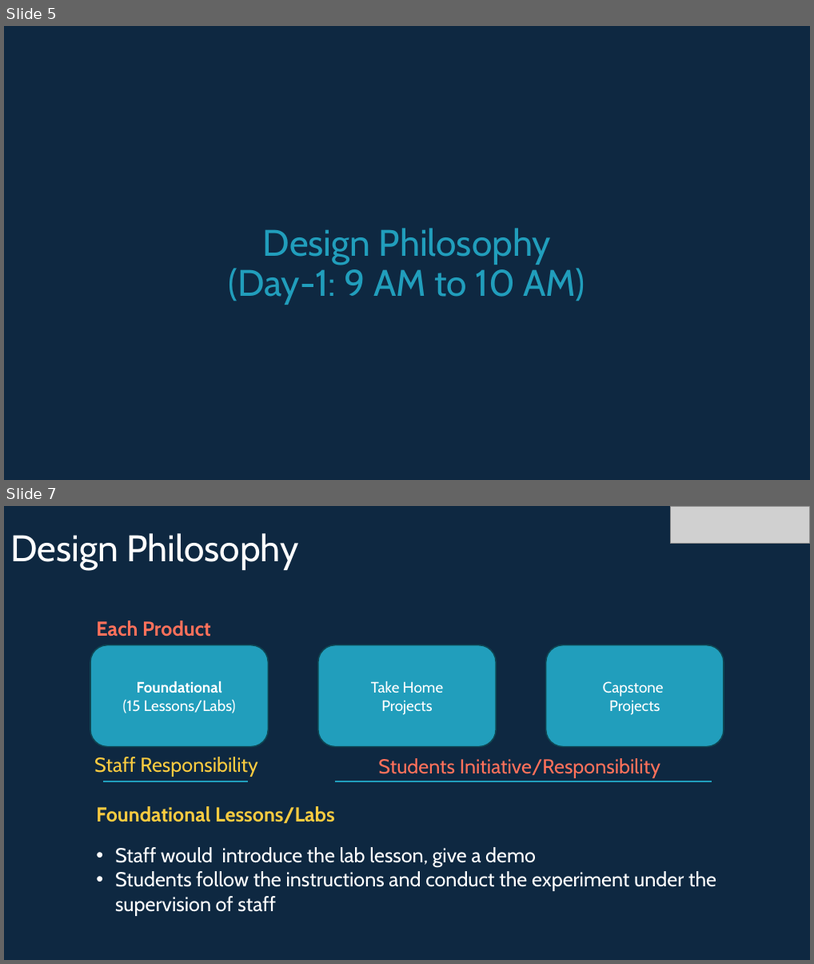
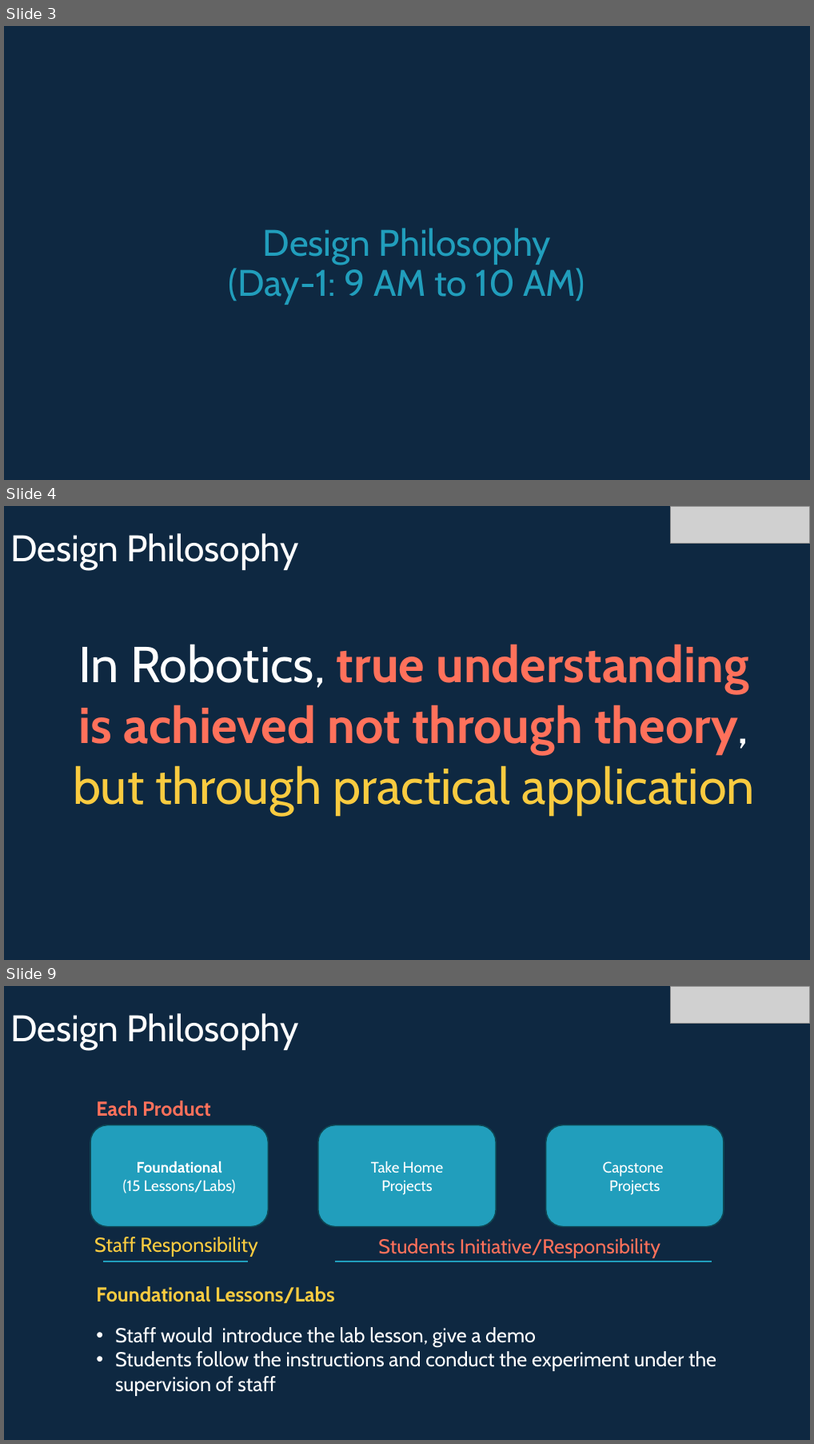
Before and after one commit to info-zas/Training, a slide deck: GPREC/GPRC_TrainingSchedule_V2.pptx. Shown one above the other, each under a label of ours: slides 5 and 7 before the commit, slides 3, 4 and 9 after it; the slides between them are not shown. The pictures are 814x964 and 814x1444 pixels, drawn with LibreOffice and Linux fonts; fonts in the diff are those of the drawing; grey boxes stand for pictures. Boxes give left, top, right and bottom in pixels: in the first picture for what was removed or moved away, otherwise in the second. Text is boxed around its words. In the diff, an @@ line names an element or a change of style, - is before the commit and + after.

```diff
--- a/GPREC/GPRC_TrainingSchedule_V2.pptx
+++ b/GPREC/GPRC_TrainingSchedule_V2.pptx
@@ slide 4 added at (x1=4, y1=506, x2=810, y2=960), background #0E2841 @@
@@ picture added at (x1=670, y1=506, x2=810, y2=544) @@
@@ title added at (x1=10, y1=533, x2=299, y2=570), 44 pt, text #FFFFFF @@
+Design Philosophy
@@ text added at (x1=73, y1=644, x2=755, y2=815), 60 pt, text #FF715B, bold @@
+In Robotics, true understanding is achieved not through theory, but through practical application
@@ what was slide 5 is now slide 3 @@
@@ what was slide 7 is now slide 9 @@
```
Also in this commit, not shown: 3 slides changed, 4 other slides added, 6 slides removed, 1 other file.
